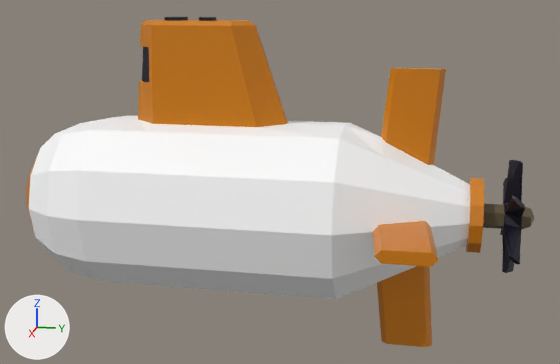
Before and after pictures for a commit that changed the Blender file Mesh_Assets_Blender/submarine.blend.
Rendered twice from a 50 mm lens placed at (12.3, 3.39, 3.47), pointed at (-0.04, 0.93, 0.38). The lights are fixed; the arrows at lower left show +X, +Y and +Z.

Objects in the first picture: 'propeller', 'submarine'.
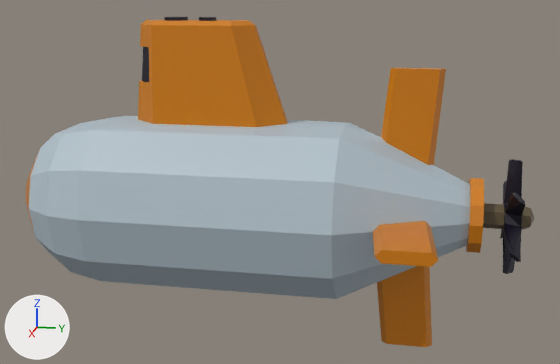
What differs and where, as boxes [x1, y1, x2, y2] in the pictures (560 x 364 px):
'submarine', recoloured (white to grey)
    both: [26, 105, 474, 299]
'propeller', turned
    before: [483, 160, 534, 273]
    after: [483, 159, 534, 274]

Diff of the bpy script that builds the scene:
```diff
--- a/Mesh_Assets_Blender/submarine.blend.py
+++ b/Mesh_Assets_Blender/submarine.blend.py
@@ mat_hullcolour @@
 mat_hullcolour = principled_material('hullcolour')
-mat_hullcolour.base_color = (1.0, 1.0, 1.0)  # white #ffffff
+mat_hullcolour.base_color = (0.45, 0.54, 0.6)  # light grey #b3c2cb
@@ ob_propeller @@
 ob_propeller.location = (0.0, 4.177, 0.0)
-ob_propeller.rotation_euler = (1.571, 0.0, 0.0)  # degrees (90, 0, 0)
+ob_propeller.rotation_euler = (1.571, -0.0698, 0.0)  # degrees (90, -4, 0)
 ob_propeller.scale = (0.127, 0.127, 0.127)
```
